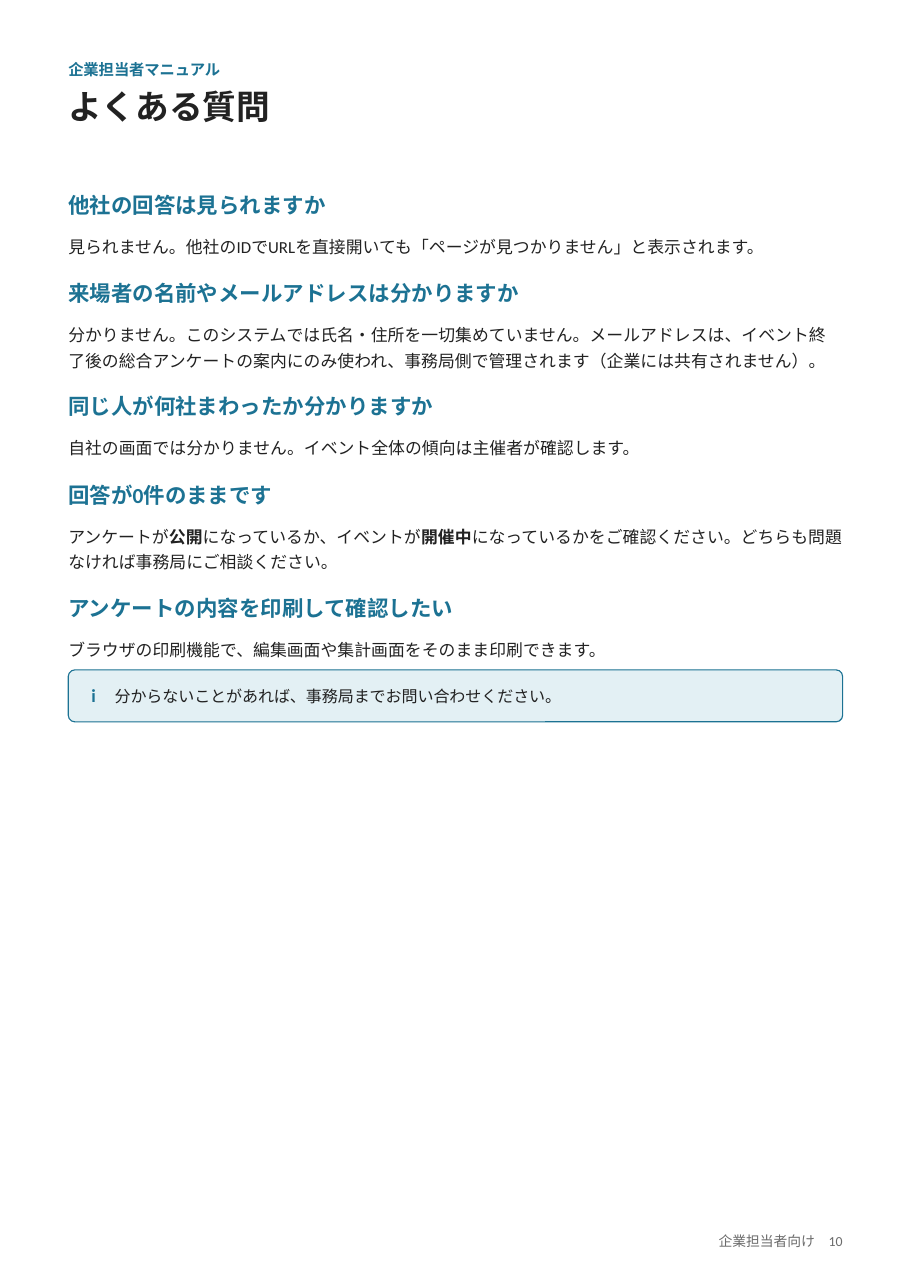
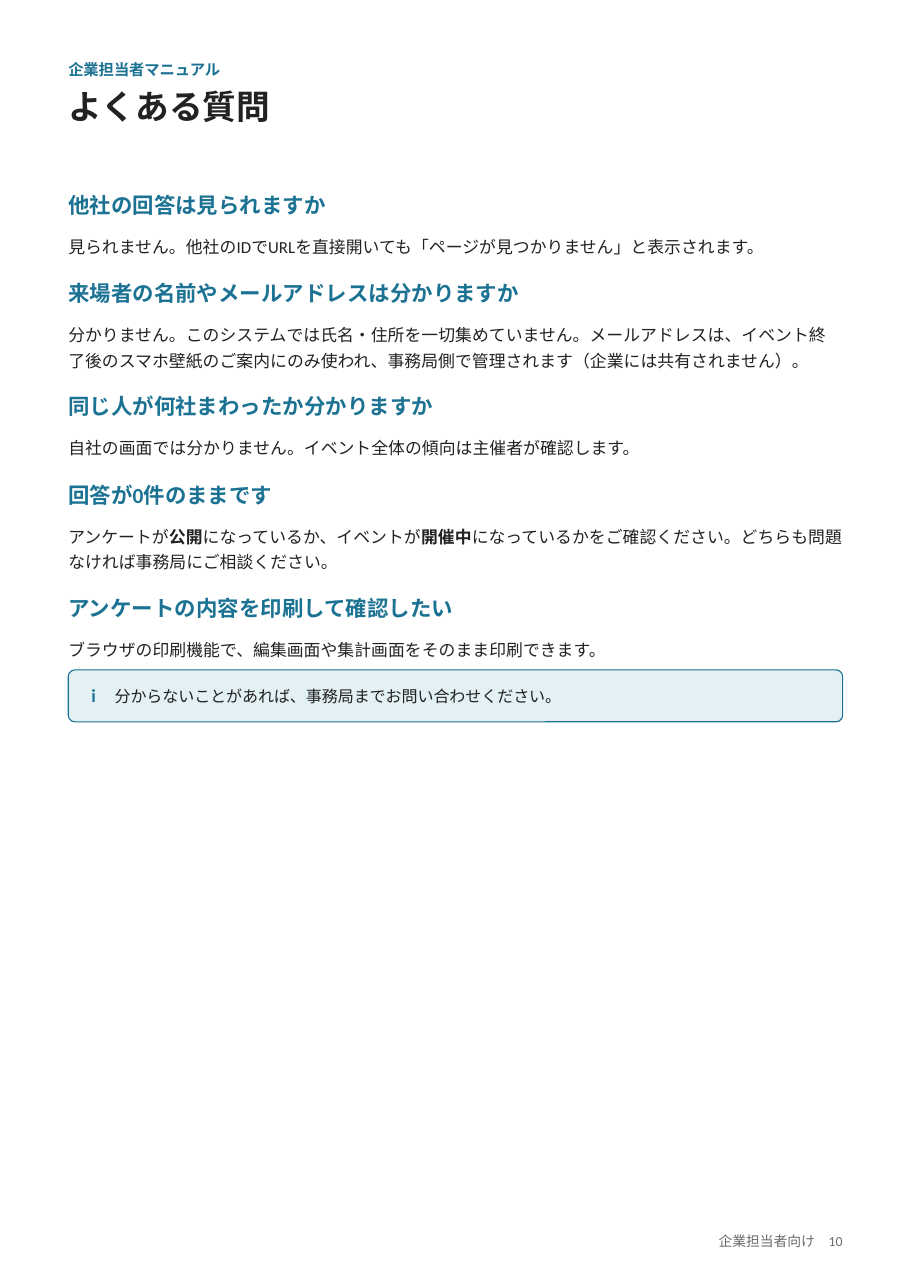
Before and after one commit to nisplus/enque, a slide deck: slide 10 of docs/manual-company.pptx. Drawn at 911x1288 pixels with LibreOffice and Linux fonts; fonts in the diff are those of the drawing. Boxes give left, top, right and bottom in pixels: in the first picture for what was removed or moved away, otherwise in the second. Text is boxed around its words. In the diff, an @@ line names an element or a change of style, - is before the commit and + after.

```diff
--- a/docs/manual-company.pptx
+++ b/docs/manual-company.pptx
@@ text at (68,327,825,369): text changed @@
-分かりません。このシステムでは氏名・住所を一切集めていません。メールアドレスは、イベント終了後の総合アンケートの案内にのみ使われ、事務局側で管理されます（企業には共有されません）。
+分かりません。このシステムでは氏名・住所を一切集めていません。メールアドレスは、イベント終了後のスマホ壁紙のご案内にのみ使われ、事務局側で管理されます（企業には共有されません）。
```
Also in this commit, not shown: 1 other slide changed, 31 other files.
